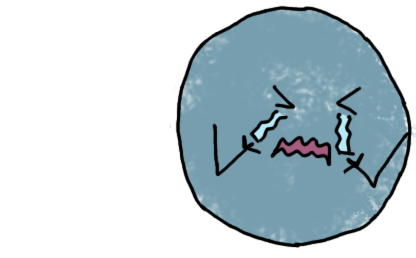
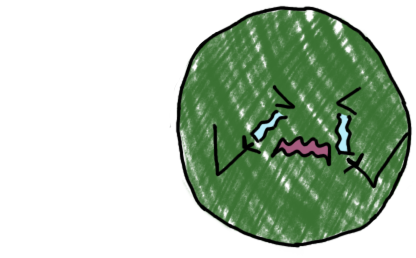
Revision of a layered 416px x 258px image; what changed, layer by layer:
added layer "Calque #2" above "Carnet #2" over [176, 4, 414, 248]
hid "Carnet #2" over [176, 0, 416, 248]
